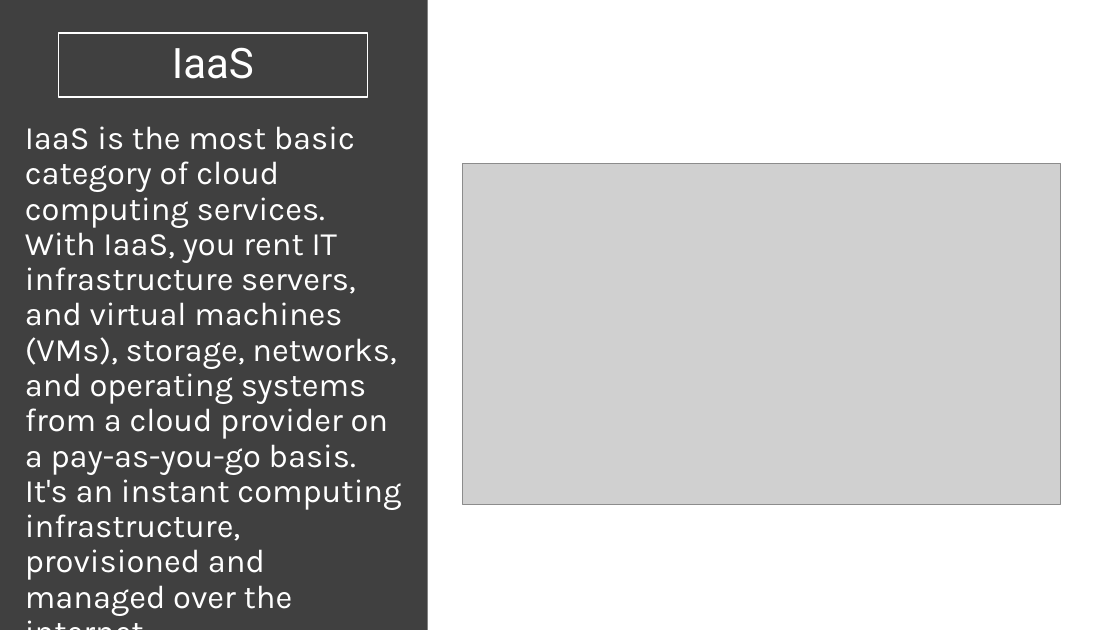
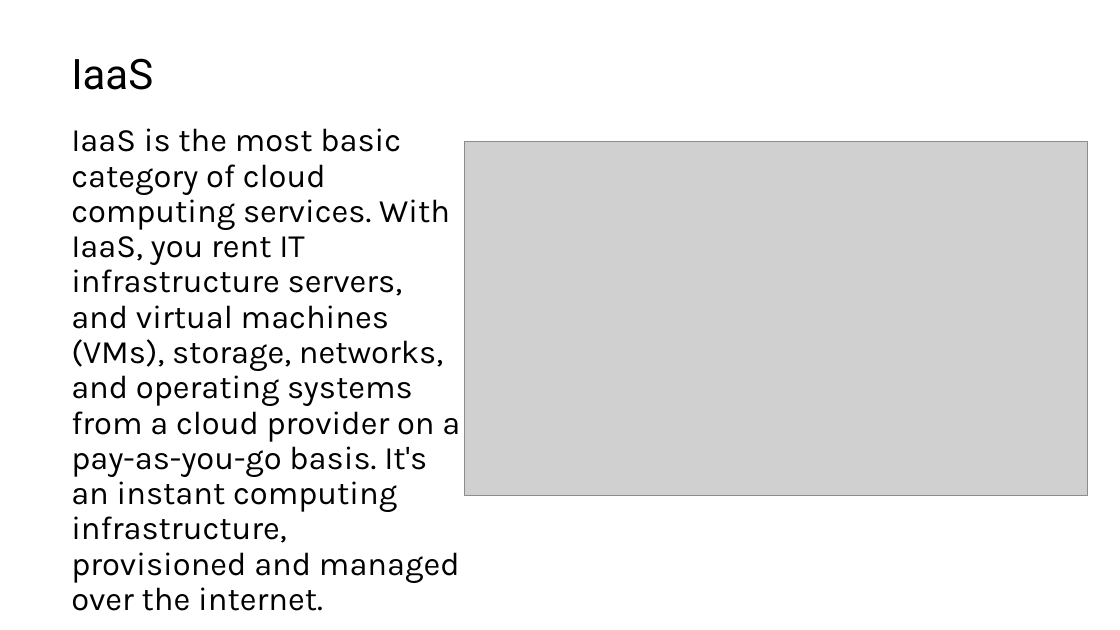
Before and after one commit to eamonnk/azfund, a slide deck: slide 18 of Templates/PPTs and pdfs released apr 2019/AZ-900T01 Microsoft Azure Fundamentals-01.pptx. Drawn at 1120x630 pixels with LibreOffice and Linux fonts; fonts in the diff are those of the drawing; grey boxes stand for pictures. Boxes give left, top, right and bottom in pixels: in the first picture for what was removed or moved away, otherwise in the second. Text is boxed around its words. In the diff, an @@ line names an element or a change of style, - is before the commit and + after.

```diff
--- a/Templates/PPTs and pdfs released apr 2019/AZ-900T01 Microsoft Azure Fundamentals-01.pptx
+++ b/Templates/PPTs and pdfs released apr 2019/AZ-900T01 Microsoft Azure Fundamentals-01.pptx
@@ rectangle removed at [0,0,428,630] @@
@@ title "IaaS": place and size @@
-title "IaaS" at [59,33,368,97]
+title "IaaS" at [71,58,153,90]
@@ title "IaaS" at [71,58,153,90]: text colour #FFFFFF to #000000; alignment centre to left; outline #FFFFFF 1.5 pt to none @@
@@ text "IaaS is the most basic ...": place and size @@
-text "IaaS is the most basic ..." at [25,126,401,616]
+text "IaaS is the most basic ..." at [71,128,460,611]
@@ text "IaaS is the most basic ..." at [71,128,460,611]: text colour #FFFFFF to #000000 @@
@@ picture: place and size @@
-picture at [463,164,1061,504]
+picture at [465,141,1088,496]
```
Also in this commit, not shown: 5 other slides changed, 1 other file.
